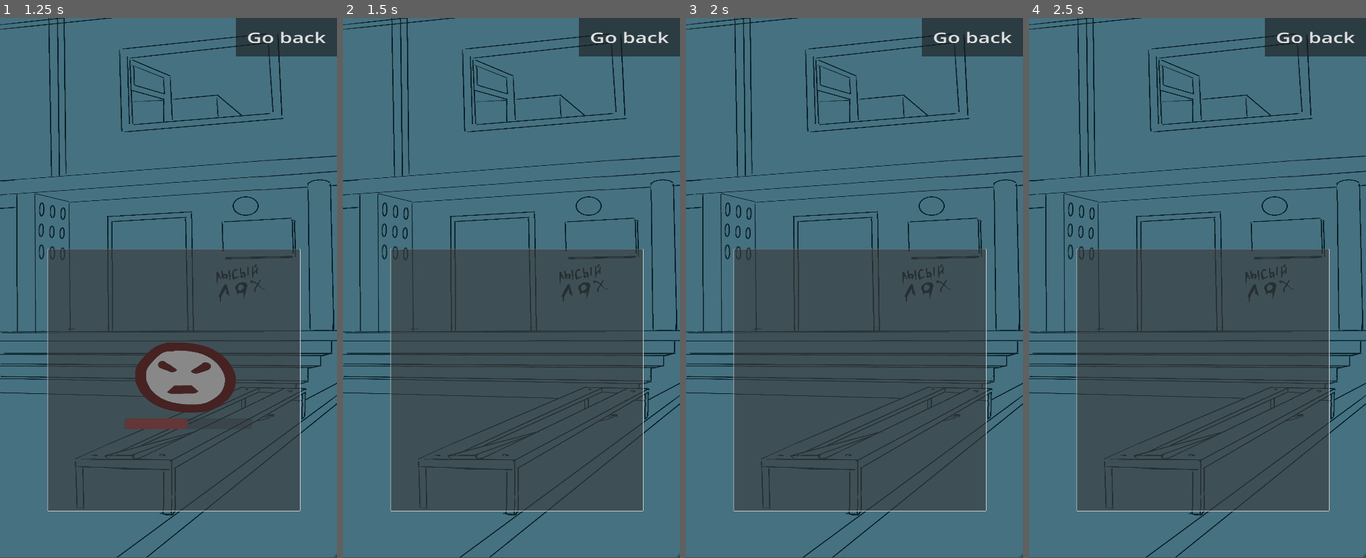
Above: before the commit, frames 1-4 (left to right).
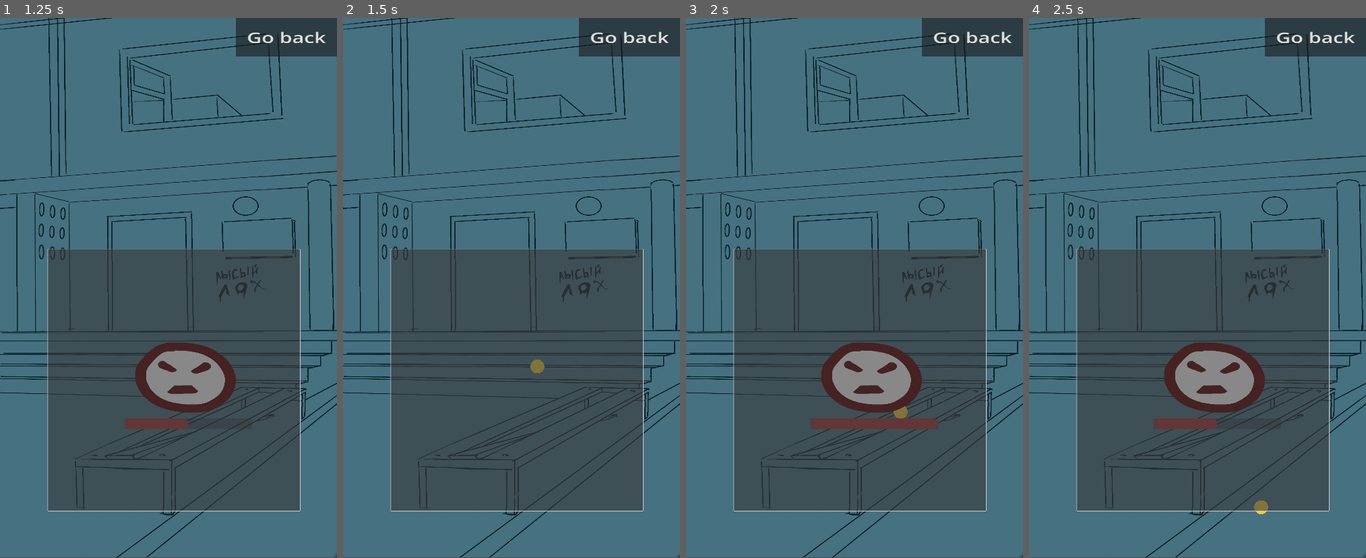
Above: after the commit, the same moments.

Repository: sumuraxxx/clicker-RPG
Game: Godot game, scene res://scenes/levelfirst.tscn
Same seed, same stepped clock (60 frames per second), same inputs: the game is played once before the commit and once after it. This scene is started directly instead of the project's main scene.
Inputs (mouse positions are in pixels of both pictures, inside the frame that each line leads up to):
- Up to frame 1 (1.25 s): click (175, 379) at 0.5 s
- Up to frame 2 (1.5 s): click (518, 379) at 1.25 s
- Up to frame 3 (2 s): no input
- Up to frame 4 (2.5 s): click (1204, 379) at 2 s

Frame 1 is identical in both runs. In frame 2, less than 0.1% of the frame differs, in the area x 55-60%, y 63-66%; in frame 3, 3.9%, in the area x 37-75%, y 60-77%; in frame 4, 3.5%.

Commit message:
next update

Diff:
--- /dev/null
+++ b/scenes/coin.tscn
@@ -0,0 +1,17 @@
+[gd_scene load_steps=3 format=3 uid="uid://chl76300wyopv"]
+
+[ext_resource type="Texture2D" uid="uid://dg4hvdo8v0mgm" path="res://sprites/coin.png" id="1_p4gsl"]
+
+[sub_resource type="CircleShape2D" id="CircleShape2D_4etd6"]
+radius = 17.1172
+
+[node name="Coin" type="RigidBody2D"]
+mass = 0.1
+linear_velocity = Vector2(100, -200)
+
+[node name="Sprite2D" type="Sprite2D" parent="."]
+scale = Vector2(0.125, 0.125)
+texture = ExtResource("1_p4gsl")
+
+[node name="CollisionPolygon2D" type="CollisionShape2D" parent="."]
+shape = SubResource("CircleShape2D_4etd6")
--- a/scenes/levelfirst.tscn
+++ b/scenes/levelfirst.tscn
@@ -36,5 +36,10 @@
 offset_right = 1040.72
 offset_bottom = 2320.29
 
+[node name="StaticBody2D" type="StaticBody2D" parent="."]
+
+[node name="CollisionShape2D" type="CollisionPolygon2D" parent="StaticBody2D"]
+polygon = PackedVector2Array(162.337, 2379.14, 162.337, 1823.08, 197.437, 1823.08, 204.75, 2333.47, 1010.59, 2337.44, 1006.2, 1823.08, 1041.3, 1823.08, 1041.3, 2379.14)
+
 [connection signal="pressed" from="Control/Button" to="." method="_on_button_pressed"]
 [connection signal="pressed" from="Control/Attack" to="." method="_on_attack_pressed"]
--- a/scripts/enemyfirst.gd
+++ b/scripts/enemyfirst.gd
@@ -1,8 +1,13 @@
 extends Sprite2D
+
+var coin_scene = preload("res://scenes/coin.tscn")
 
 @export var health := 10
 @export var max_health := health
 @export var min_health := 0
+
+
+signal die
 
 func _ready() -> void:
 	$ProgressBar.max_value = max_health
@@ -14,5 +19,15 @@
 	health -= damage
 	$ProgressBar.value = health
 	if health == 0:
+
+		drop_loot()
 		queue_free()
-		emit_signal('tree_exited')
+
+		emit_signal('die')
+
+
+func drop_loot():
+	var coin = coin_scene.instantiate()
+#	coin.global_position = global_position
+
+	get_parent().add_child(coin)
--- a/scripts/level_0.gd
+++ b/scripts/level_0.gd
@@ -14,8 +14,15 @@
 
 func _on_attack_pressed() -> void:
 	for child in $EnemySpawn.get_children():
-		child.take_damage(5)
+		if child.has_method('take_damage'):
+			child.take_damage(5)
+
+
+# Delay between enemy spawn
+func _on_enemy_dead():
+	get_tree().create_timer(0.5).timeout.connect(spawn_enemy)
 
 func spawn_enemy() -> void:
 	var enemy = enemy_0_scene.instantiate()
 	$EnemySpawn.add_child(enemy)
+	enemy.connect('die', _on_enemy_dead)
Binary file added: sprites/coin.png
Not shown, added: sprites/coin.png.import
